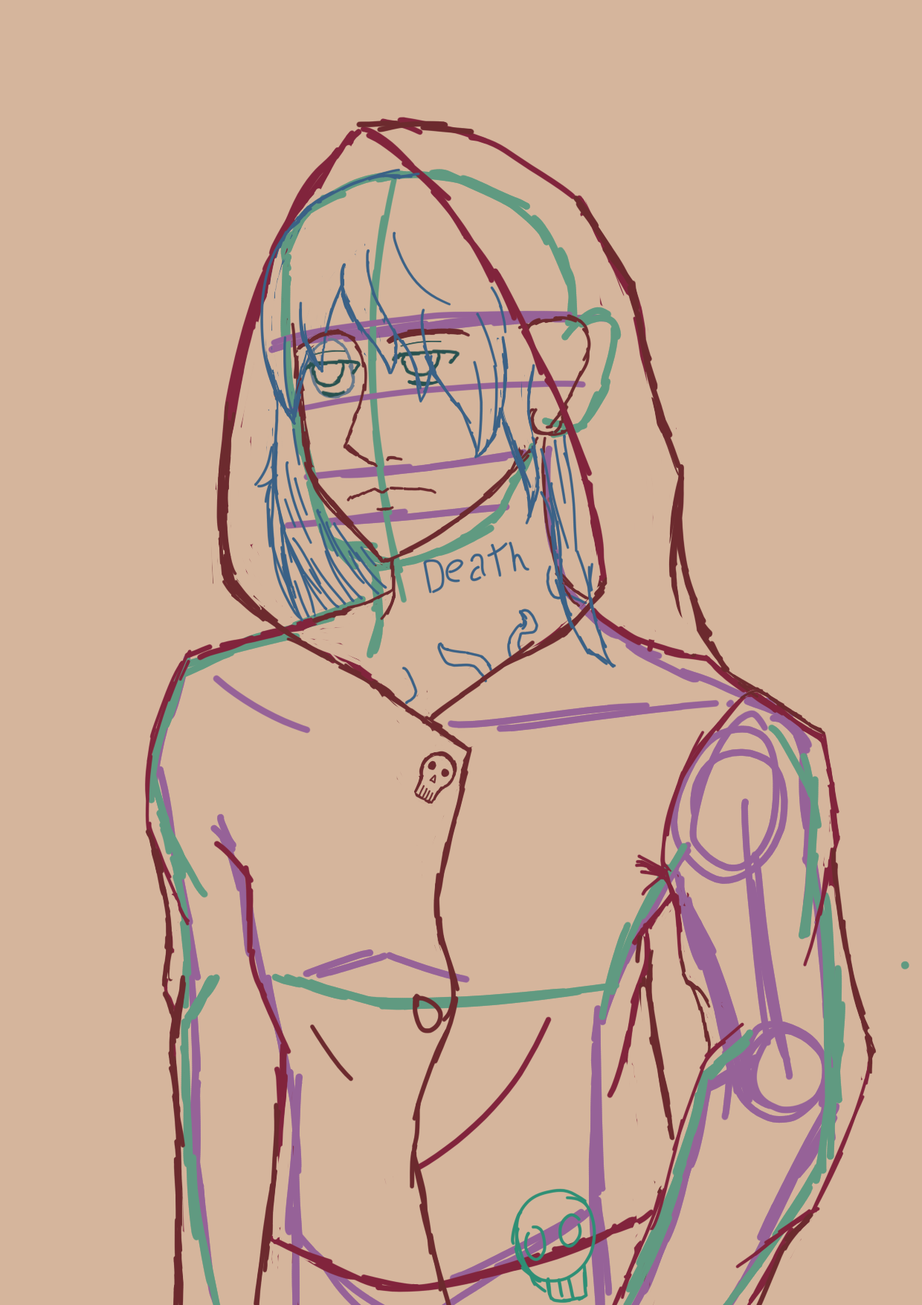
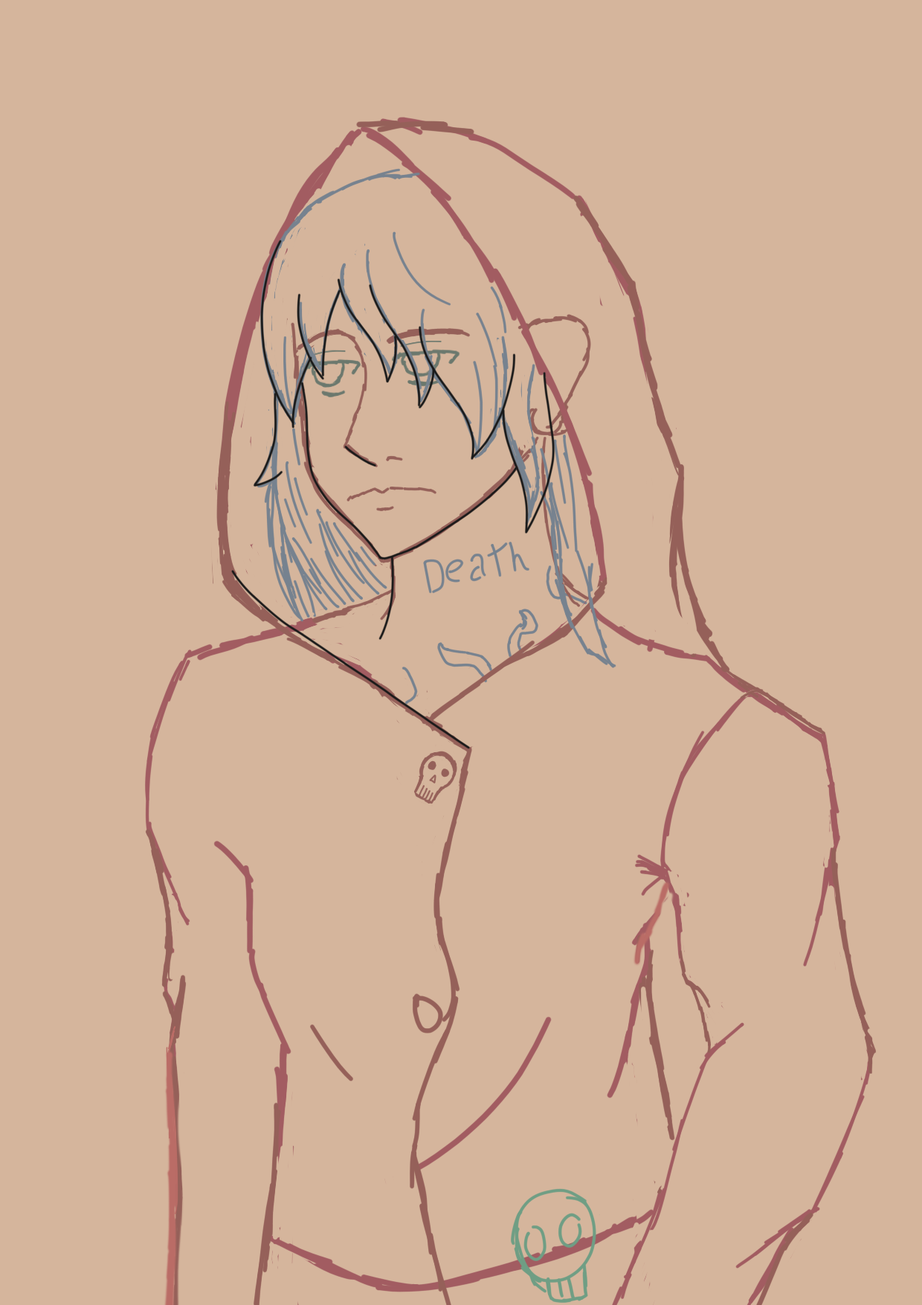
Comparing the layer stacks of the two 922×1305 images. Changes:
added layer "Pintar camada 7" above "Agrupar 6" over [190, 238, 572, 762]
added group "Agrupar 6" (61%) with 7 layers above "Background" over [145, 116, 910, 1305]
moved "Pintar camada 4 Mescladas" into group "Agrupar 6", painted on it over [145, 116, 905, 1305]
moved "Agrupar 5" into group "Agrupar 6" over [238, 285, 524, 477]
painted on "Pintar camada 5 (colado)" (1st of 2, in "Agrupar 6" › "Agrupar 5") over [285, 285, 524, 477]
painted on "Pintar camada 5 (colado)" (2nd of 2, in "Agrupar 6" › "Agrupar 5") over [238, 285, 429, 477]
moved "tattoos" into group "Agrupar 6" over [380, 523, 619, 715]
hid "body", moved it into group "Agrupar 6", painted on it over [145, 142, 910, 1305]
